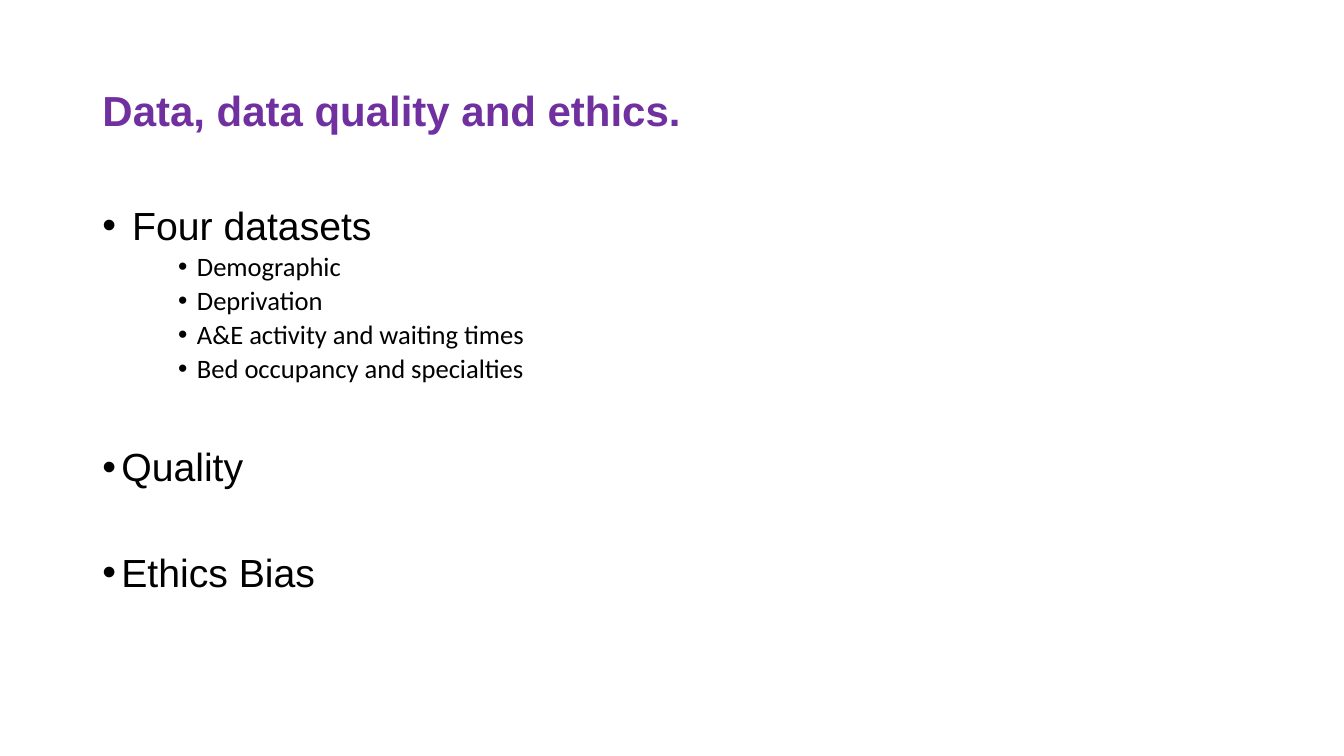
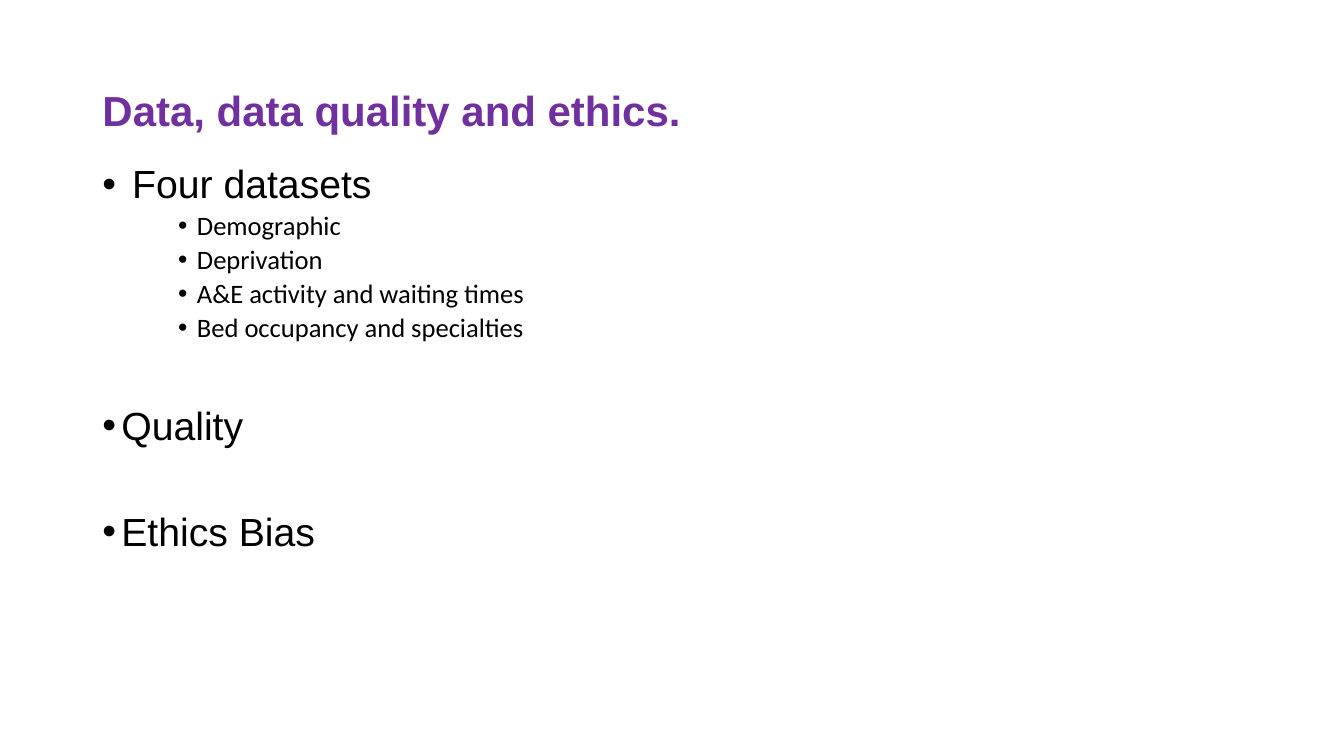
Before and after one commit to TomW49/phs_rshiny_dashboard_project, a slide deck: slide 4 of pres_phs.pptx. Drawn at 1344x756 pixels with LibreOffice and Linux fonts; fonts in the diff are those of the drawing; background and template pictures are left out. Boxes give left, top, right and bottom in pixels: in the first picture for what was removed or moved away, otherwise in the second. Text is boxed around its words. In the diff, an @@ line names an element or a change of style, - is before the commit and + after.

Commit message:
updated_pres

```diff
--- a/pres_phs.pptx
+++ b/pres_phs.pptx
@@ text "Four datasets": place and size @@
-text "Four datasets" at bbox=[121, 211, 524, 588]
+text "Four datasets" at bbox=[121, 169, 524, 547]
```
